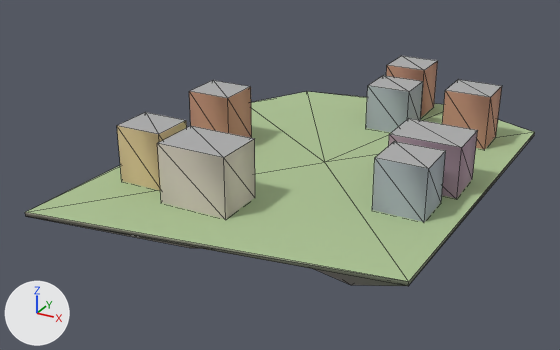
Renders of the glTF model godot_project/remake/sky/islands/SKY-058.lod2.glb from each side of a commit.
Both versions are drawn from a camera (50 mm lens) standing at (123.0, -260.0, 120.0) and looking at (-17.0, -5.0, -8.0). The axes (+X, +Y, +Z) are drawn at lower left. The lights are the same throughout. The picture after the commit comes second. Mesh edges are drawn as thin lines. Vertices at exactly the same position are counted once.

Objects in the first picture: 'buildings', 'deck', 'rock'.
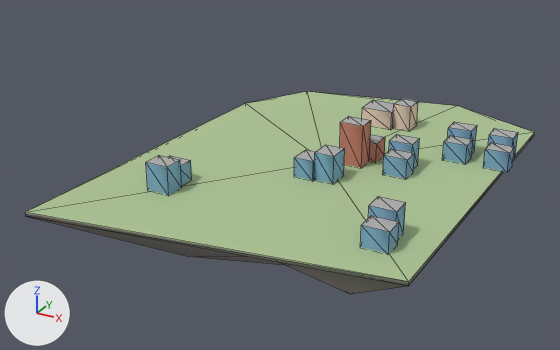
The change, as a diff of the scene's bpy script:
```diff
--- a/godot_project/remake/sky/islands/SKY-058.lod2.glb.py
+++ b/godot_project/remake/sky/islands/SKY-058.lod2.glb.py
@@ me_buildings @@
-me_buildings.from_pydata(...)  # 64 vertices, 80 faces; spans x -58.3..57.2, y -61.4..88.1, z -0.5..22.6
+me_buildings.from_pydata(...)  # 128 vertices, 160 faces; spans x -45.8..67.2, y -57.2..61.2, z -0.5..17.3
+# me_buildings part 1: the loose piece of 8 vertices spanning x 30.2..57.2, y -7.4..12.6, z -0.5..19.6 is scaled about its middle by (0.352, 0.4, 0.883), then moved by (-32.6, 3.4, -1.2)
+# me_buildings part 2: the loose piece of 8 vertices spanning x -0.3..18.7, y 44.6..62.6, z -0.5..19.6 is scaled about its middle by (0.658, 0.5, 0.407), then moved by (3.4, -39.1, -6.0)
+# me_buildings part 3: the loose piece of 8 vertices spanning x 34.2..53.2, y -30.9..-12.9, z -0.5..19.6 is scaled about its middle by (0.421, 0.528, 0.566), then moved by (-35.0, 9.6, -4.4)
+# me_buildings part 4: the loose piece of 8 vertices spanning x -33.8..-6.8, y -61.4..-41.4, z -0.5..22.6 is scaled about its middle by (0.296, 0.475, 0.354), then moved by (21.0, 38.0, -7.5)
+# me_buildings part 5: the loose piece of 8 vertices spanning x -1.3..16.7, y 69.1..88.1, z -0.5..22.6 is scaled about its middle by (0.778, 0.658, 0.354), then moved by (-4.8, -23.7, -7.5)
+# me_buildings part 6: the loose piece of 8 vertices spanning x 34.2..53.2, y 44.6..62.6, z -0.5..22.6 is scaled about its middle by (0.421, 0.528, 0.492), then moved by (-29.8, 1.9, -5.9)
+# me_buildings part 7: the loose piece of 8 vertices spanning x -58.3..-39.3, y -53.4..-36.4, z -0.5..22.2 is scaled about its middle by (0.5, 0.471, 0.501), then moved by (93.7, -0.3, -5.7)
+# me_buildings part 8: the loose piece of 8 vertices spanning x -58.3..-39.3, y -7.4..10.6, z -0.5..22.6 is scaled about its middle by (0.5, 0.444, 0.354), then moved by (94.7, -54.8, -7.5)
+# me_buildings part 9: the loose piece of 8 vertices spanning x 34.2..53.2, y 44.6..62.6, z -0.5..22.6 is copied, and the copy is scaled about its middle by (0.5, 0.444, 0.492), then moved by (1.2, -16.0, -5.9); it spans x 40.1..49.6, y 33.6..41.6, z -0.5..10.9
+# me_buildings part 10: the loose piece of 8 vertices spanning x 34.2..53.2, y 44.6..62.6, z -0.5..22.6 is copied, and the copy is scaled about its middle by (0.5, 0.444, 0.354), then moved by (2.2, -24.0, -7.5); it spans x 41.1..50.6, y 25.6..33.6, z -0.5..7.7
+# me_buildings part 11: the loose piece of 8 vertices spanning x 30.2..57.2, y -7.4..12.6, z -0.5..19.6 is copied, and the copy is scaled about its middle by (0.352, 0.4, 0.566), then moved by (-14.4, 9.7, -4.4); it spans x 24.5..34.0, y 8.3..16.3, z -0.5..10.9
+# me_buildings part 12: the loose piece of 8 vertices spanning x 30.2..57.2, y -7.4..12.6, z -0.5..19.6 is copied, and the copy is scaled about its middle by (0.352, 0.4, 0.407), then moved by (-13.4, 1.7, -6.0); it spans x 25.5..35.0, y 0.3..8.3, z -0.5..7.7
+# me_buildings part 13: the loose piece of 8 vertices spanning x 34.2..53.2, y 44.6..62.6, z -0.5..22.6 is copied, and the copy is scaled about its middle by (0.5, 0.444, 0.492), then moved by (17.8, -16.0, -5.9); it spans x 56.7..66.2, y 33.6..41.6, z -0.5..10.9
+# me_buildings part 14: the loose piece of 8 vertices spanning x 34.2..53.2, y 44.6..62.6, z -0.5..22.6 is copied, and the copy is scaled about its middle by (0.5, 0.444, 0.354), then moved by (18.8, -24.0, -7.5); it spans x 57.7..67.2, y 25.6..33.6, z -0.5..7.7
+# me_buildings part 15: the loose piece of 8 vertices spanning x -58.3..-39.3, y -53.4..-36.4, z -0.5..22.2 is copied, and the copy is scaled about its middle by (0.5, 0.471, 0.501), then moved by (8.8, -6.1, -5.7); it spans x -44.8..-35.3, y -55.0..-47.0, z -0.5..10.9
+# me_buildings part 16: the loose piece of 8 vertices spanning x -58.3..-39.3, y -53.4..-36.4, z -0.5..22.2 is copied, and the copy is scaled about its middle by (0.5, 0.471, 0.36), then moved by (7.8, 1.9, -7.3); it spans x -45.8..-36.3, y -47.0..-39.0, z -0.5..7.7
 me_buildings.materials.append(mat_sky_lod_bldg)
```

Changed parts and their boxes (x1, y1, x2, y2) in the pictures (560 x 350 px; the box of a moved part takes in the faces that stretch with it):
'buildings', reshaped (7% shorter): before (117, 56, 502, 222); after (146, 99, 518, 254)
part 1 of me_buildings, moved or reshaped: before (389, 118, 478, 198); after (340, 116, 371, 168)
part 2 of me_buildings, moved or reshaped: before (366, 75, 423, 133); after (369, 134, 385, 162)
part 3 of me_buildings, moved or reshaped: before (372, 141, 446, 222); after (314, 145, 345, 183)
part 4 of me_buildings, moved or reshaped: before (157, 126, 255, 219); after (294, 150, 316, 180)
part 5 of me_buildings, moved or reshaped: before (386, 56, 438, 117); after (362, 100, 395, 129)
part 6 of me_buildings, moved or reshaped: before (442, 80, 502, 149); after (392, 99, 418, 131)
part 7 of me_buildings, moved or reshaped: before (117, 112, 187, 191); after (368, 196, 406, 238)
part 8 of me_buildings, moved or reshaped: before (189, 80, 252, 137); after (360, 215, 399, 254)
part 9 of me_buildings, added: after (448, 122, 477, 152)
part 10 of me_buildings, added (cyan): after (442, 135, 473, 164)
part 11 of me_buildings, added: after (389, 134, 420, 168)
part 12 of me_buildings, added (cyan): after (383, 149, 415, 179)
part 13 of me_buildings, added: after (488, 128, 518, 160)
part 14 of me_buildings, added (blue): after (483, 143, 515, 173)
part 15 of me_buildings, added (cyan): after (146, 155, 182, 195)
part 16 of me_buildings, added: after (169, 156, 192, 185)
